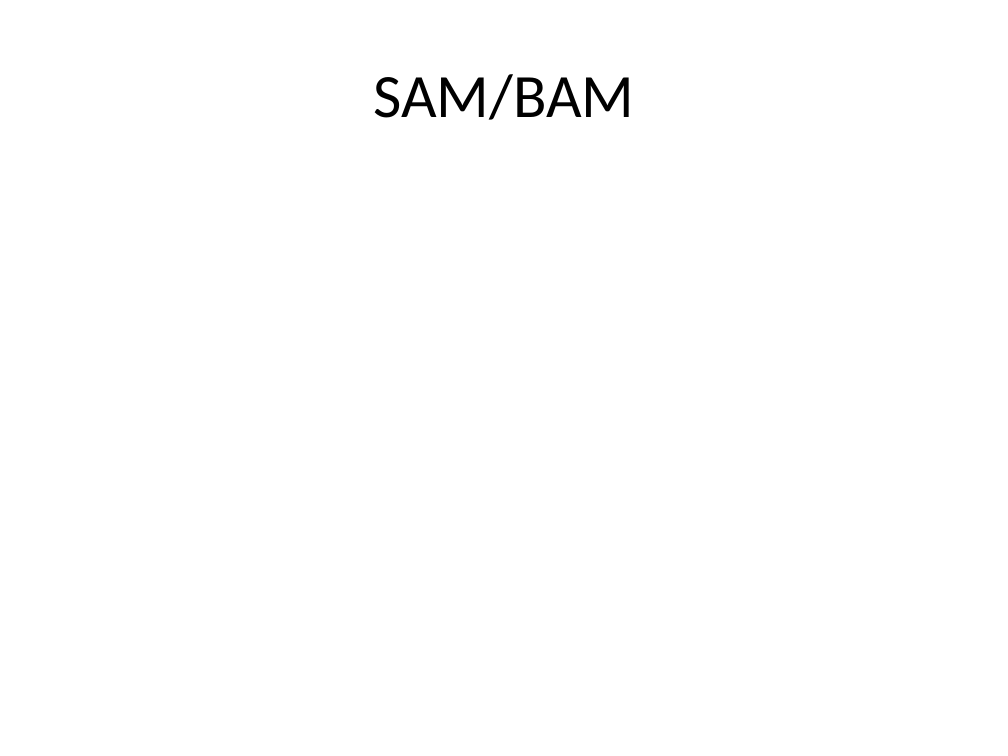
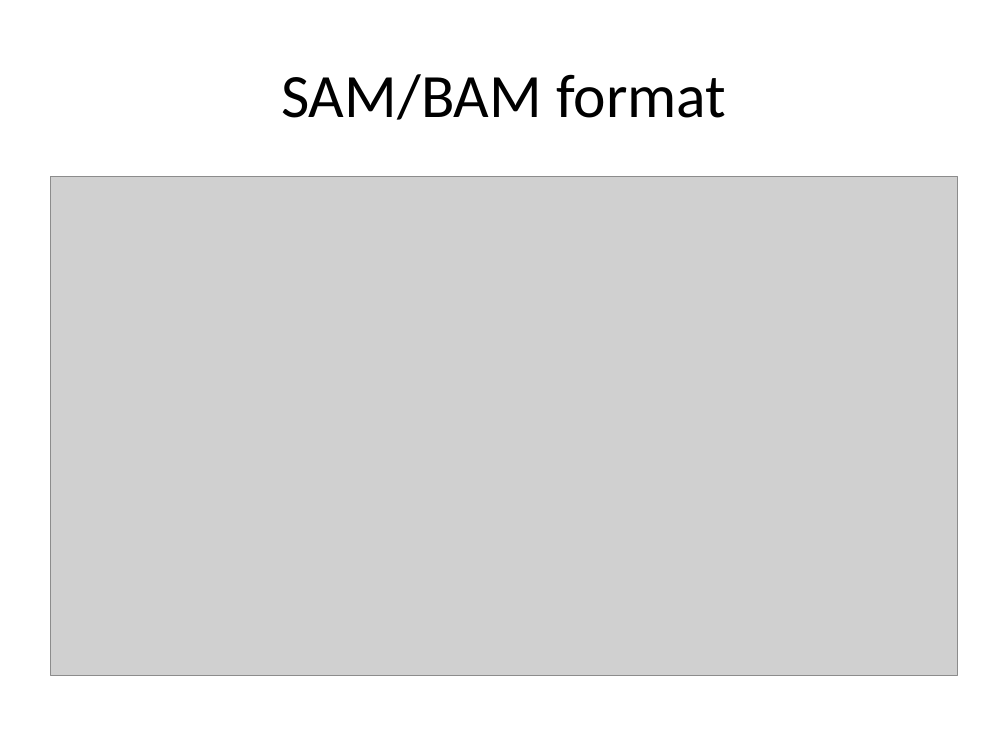
Before and after one commit to rvosa/ngs-workflows, a slide deck: slide 12 of doc/slides/day1/session2/NGSdata.pptx (slide 9 before the commit). Drawn at 1008x756 pixels with LibreOffice and Linux fonts; fonts in the diff are those of the drawing; grey boxes stand for pictures. Boxes give left, top, right and bottom in pixels: in the first picture for what was removed or moved away, otherwise in the second. Text is boxed around its words. In the diff, an @@ line names an element or a change of style, - is before the commit and + after.

```diff
--- a/doc/slides/day1/session2/NGSdata.pptx
+++ b/doc/slides/day1/session2/NGSdata.pptx
@@ title at bbox=[281, 74, 726, 120]: text changed @@
-SAM/BAM
+SAM/BAM format
@@ picture added at bbox=[50, 176, 958, 675] @@
```
Also in this commit, not shown: 1 other slide changed, 3 slides added, 2 other files.
